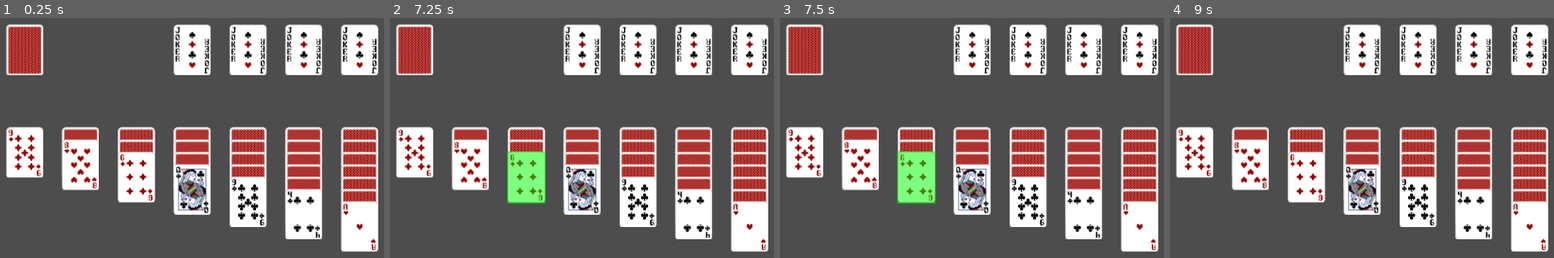
Above: before the commit, frames 1-4 (left to right).
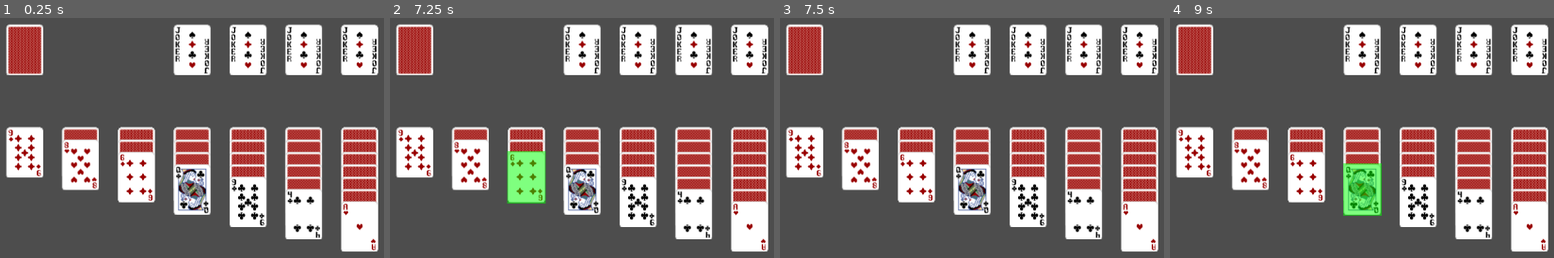
Above: after the commit, the same moments.

Repository: WonjuneL/Solitaire_Godot
Game: Godot game, scene res://Main.tscn
The game is run twice, just before and just after one commit, with the same random seed, the same clock (stepped at 60 frames per second) and the same inputs.
Inputs (mouse positions are in pixels of both pictures, inside the frame that each line leads up to):
- Up to frame 1 (0.25 s): no input
- Up to frame 2 (7.25 s): tap Enter at 0.5, 2, 3.5 s; move the mouse to (413, 152) at 0.52 s; click (413, 152) at 0.67 s; tap Space at 1.25, 2.75, 4.25 s; click (413, 152) at 1.42 s; move the mouse to (470, 152) at 2.02 s; click (470, 152) at 2.17 s; click (470, 152) at 2.92 s; move the mouse to (470, 164) at 3.52 s; click (470, 164) at 3.67 s; move the mouse to (528, 152) at 4.27 s; click (528, 152) at 4.42 s; click (528, 152) at 5.17 s; move the mouse to (528, 164) at 5.77 s; click (528, 164) at 5.92 s; move the mouse to (528, 176) at 6.52 s; click (528, 176) at 6.67 s
- Up to frame 3 (7.5 s): move the mouse to (972, 152) at 7.27 s; click (972, 152) at 7.42 s
- Up to frame 4 (9 s): click (1362, 152) at 8.17 s; move the mouse to (1362, 164) at 8.77 s; click (1362, 164) at 8.92 s

Frames 1-2 are identical in both runs. In frame 3, 2.3% of the frame differs, in the area x 30-41%, y 55-78%; in frame 4, 2.2%.

Commit message:
z_index를 이용한 입력판정으로 변경, 스톡에서의 카드 동작 일부 추가

Diff:
--- a/solitaire/Card.gd
+++ b/solitaire/Card.gd
@@ -23,6 +23,7 @@
     suit = ((card_num-1) / 13) + 1
     rank = ((card_num - 1) % 13) + 1
     set_face_up(false)  # 기본적으로 뒷면
+
 
 # 카드 번호 반환 함수 (추가)
 func get_card_number() -> int:
@@ -55,6 +56,7 @@
         texture.region = Rect2(Constants.JOCKER_UV_X, Constants.JOCKER_UV_Y, Constants.CARD_WIDTH, Constants.CARD_HEIGHT)
     else :
         if is_face_up:
+            #get_node("Area2D/CollisionShape2D").set_deferred("disabled", false)
             var suit_index = (suit - 1)
             var rank_index = (rank - 1)  # A=1, 2=2, ..., K=13
 
@@ -68,11 +70,14 @@
             texture.region = Rect2(x, y, Constants.CARD_WIDTH, Constants.CARD_HEIGHT)
         else:
             texture.region = Rect2(Constants.BACK_UV_X, Constants.BACK_UV_Y, Constants.CARD_WIDTH, Constants.CARD_HEIGHT)
+            #get_node("Area2D/CollisionShape2D").set_deferred("disabled", true) #collision 비활성화
+
     sprite.texture = texture  # 스프라이트에 텍스처 적용
 
 
 
 func _ready():
+    z_index = 1
     # MoveManager 노드 찾기
     var move_manager_path = "/root/Main/MoveManager"
     if has_node(move_manager_path):
@@ -101,10 +106,10 @@
 
 signal clicked  # MoveManager에 보낼 신호 추가
 
-func _on_card_clicked(viewport, event, shape_idx):
+func _on_card_clicked(_viewport, event, _shape_idx):
     if event is InputEventMouseButton and event.pressed:
-        get_viewport().set_input_as_handled()  # 겹쳐진 카드 중 가장 처음 입력만 받음
         clicked.emit(self)  # MoveManager에 자신을 알림
+
 
 var is_foundation = false  # 기본적으로 일반 카드 (파운데이션 아님)
 
--- a/solitaire/deck.gd
+++ b/solitaire/deck.gd
@@ -43,8 +43,9 @@
         var empty_card = card_scene.instantiate()
         add_child(empty_card)
         empty_card.set_card_info(0)  # 0번 카드로 설정
+        empty_card.z_index = 0
         empty_card.position = Vector2(Constants.CARD_TABLE_X + i * Constants.CARD_OFFSET_X, Constants.CARD_TABLE_Y)
-        empty_card.get_node("Area2D/CollisionShape2D").set_deferred("disabled", true)   #덱에서는 반드시 0번 위에 카드가 존재하므로 확인할 것 없이 충돌판정을 제거
+        #empty_card.get_node("Area2D/CollisionShape2D").set_deferred("disabled", true)   #덱에서는 반드시 0번 위에 카드가 존재하므로 확인할 것 없이 충돌판정을 제거
         empty_card.set_face_up(true)
 
         var prev_card = empty_card  # 첫 번째 prev_card를 0번 카드로 설정
@@ -55,7 +56,8 @@
             var card = card_scene.instantiate()  # 카드 객체 생성
             add_child(card)  # 씬에 추가
             card.set_card_info(card_number)  # 카드 정보 설정
-            card.get_node("Area2D/CollisionShape2D").set_deferred("disabled", true) #우선은 모두 충돌 판정이 없는 상태로
+            card.z_index = j + 1        # z_index 추가, 최소치 1에서 1씩 증가됨.
+            #card.get_node("Area2D/CollisionShape2D").set_deferred("disabled", true) #우선은 모두 충돌 판정이 없는 상태로
             # 0번 카드 위에 배치해야 하는 경우 == 첫 배치
             if prev_card.get_card_number() == 0:
                 card.position = empty_card.position  # 0번 카드와 같은 위치
@@ -72,20 +74,21 @@
             top_card = card  # 최상단 카드 저장
 
         # 루프 종료 후, 최상단 카드는 앞면 공개
-        if top_card and top_card.get_next_card() == null:
+        if top_card:
             top_card.set_face_up(true)
-            top_card.get_node("Area2D/CollisionShape2D").set_deferred("disabled", false)  #콜리전 활성
+            #top_card.get_node("Area2D/CollisionShape2D").set_deferred("disabled", false)  #콜리전 활성
 
     setup_stock()
 
     for i in range(4):
-        # -1번 카드를 파운데이션 용으로 추가
+        # -2번 카드를 파운데이션 용으로 추가
         var empty_card = card_scene.instantiate()
         add_child(empty_card)
-        empty_card.set_card_info(-2)  # 0번 카드로 설정
+        empty_card.set_card_info(-2)  # 파운데이션 카드로 설정
         empty_card.position = Vector2(Constants.CARD_TABLE_X + Constants.CARD_WIDTH * 4.5 + Constants.CARD_OFFSET_X * i, Constants.CARD_TABLE_Y - Constants.CARD_HEIGHT * 2)
         empty_card.set_face_up(true)
-        empty_card.get_node("Area2D/CollisionShape2D").set_deferred("disabled", false) #콜리전 활성화
+        empty_card.z_index = 0
+        #empty_card.get_node("Area2D/CollisionShape2D").set_deferred("disabled", false) #콜리전 활성화
         empty_card.set_foundation(true)
 
 
@@ -98,11 +101,12 @@
     for i in range(stock.size()):
         var card_number = stock.pop_front()  # 스톡에서 카드 번호 가져오기
         var card = card_scene.instantiate()  # 카드 객체 생성
-        add_child(card)
+        add_child(card)         # 필수.
+        card.z_index = -i    # z_index 설정, 역순으로 설정.
         card.set_card_info(card_number)  # 카드 정보 설정
         card.position = Constants.STOCK_POSITION
         card.set_face_up(true)
-        card.get_node("Area2D/CollisionShape2D").set_deferred("disabled", true) #기본적으로는 모두 충돌 판정이 해제된 상태
+        #card.get_node("Area2D/CollisionShape2D").set_deferred("disabled", true) #기본적으로는 모두 충돌 판정이 해제된 상태
         if prev_card:
             card.set_prev_card(prev_card)
             card.prev_card.set_next_card(card)  #앞뒤 카드의 연결
@@ -111,8 +115,8 @@
         prev_card = card
         stock_switch.set_prev_card(card)    #마지막에 배치된 카드를 prev_card로 스위치가 지님.
 
-
-    add_child(stock_switch)
+    add_child(stock_switch)     #마찬가지로 필수.
     stock_switch.set_card_info(-1)  # 스톡 뒷면 카드
     stock_switch.position = Constants.STOCK_POSITION
     stock_switch.set_face_up(true)
+    stock_switch.z_index = 100
--- a/solitaire/move_manager.gd
+++ b/solitaire/move_manager.gd
@@ -3,7 +3,7 @@
 var selected_card = null  # 현재 선택된 카드
 var target_card = null    # 이동할 목표 카드
 var stock_last_card = null
-
+var clicked_cards := []
 
 func _ready():
     var cards = get_tree().get_nodes_in_group("Cards")
@@ -13,33 +13,58 @@
         else:
             print("Card without signal: ", card)
 
+#클릭시 처리
 func _on_card_clicked(card):
-    print("Clicked : ", card.get_card_number())
+    clicked_cards.append(card)  # 클릭된 카드 추가
+    await get_tree().process_frame  #동시에 클릭된 카드들을 위해 대기
+    var top_card = highest_z_index_card(clicked_cards)
+    clicked_cards.clear()  # 클릭된 카드 리스트 초기화
+
+    if top_card == null:
+        return
+
+    print("Selected top card:", top_card.get_card_number())
+
     if selected_card == null:
-        if can_select(card):
-            select_card(card)
-        else:
-            print("Check the card.")
-        # 두 번째 클릭이면 target_card로 설정
+        if top_card.is_face_up and top_card.get_card_number() != 0:
+            select_card(top_card)
+        else:
+            print("Card is not set as front or card is '0'")
+
+    # 두 번째 클릭이면 target_card로 설정
     else:   #카드가 선택되어 있는 경우
-        if card.next_card == null: # 목표 카드에 next_card가 없는 경우에만 이동 가능
-            target_card = card
+        if top_card.next_card == null: # 목표 카드에 next_card가 없는 경우에만 이동 가능
+            target_card = top_card
             print("Target card :", target_card.get_card_number())
         else:
             print("Target is not the last card of stack.")
             deselect_card()
-        if selected_card == card:
+        if selected_card == top_card:
             deselect_card()
             print("Deselected.")
+            return
         if can_move(selected_card, target_card):
             move_card(selected_card, target_card)  # 이동 수행
+            return
         else :
             print("Invalid movement.")
             deselect_card()
-
-func can_select(card):
-    # 카드 선택이 가능한지 검사
-    return card.is_face_up  #보이는 카드이면 선택가능.
+            return
+
+#z_index 처리 관련
+
+func highest_z_index_card(clicked_cards):
+    if clicked_cards.size() == 0:
+        return
+
+    var highest_card = clicked_cards[0]  # 첫 번째 카드를 기준으로 설정
+    for card in clicked_cards:
+        if card.z_index > highest_card.z_index:
+            highest_card = card  # 더 높은 z_index가 있으면 변경
+    print("Highest card: ", highest_card.get_card_number())
+    return highest_card
+
+
 
 func can_move(card_from, card_to):  #일반적인 이동에 관여.
     # 이동 가능 여부 확인
@@ -75,6 +100,7 @@
         return ((abs(card_from.suit - card_to.suit) == 1 or abs(card_from.suit - card_to.suit) == 3) and card_from.rank == card_to.rank - 1)
 
 func select_card(card):
+    print("selected card(selectcard) : ", card.get_card_number())
     if selected_card == card:
         deselect_card()
         return
@@ -85,65 +111,66 @@
         if card.prev_card:
             draw_stock(card)
         else:
-            refill_stock()
+            refill_stock(card)
         return
     deselect_card()
     selected_card = card
     selected_card.border.visible = true
     print("Card selected : ", card.get_card_number())
+    print("card z_index: ", card.z_index)
 
 func deselect_card():
     if selected_card:
         selected_card.border.visible = false  # 선택 해제 시 테두리 숨김
         print("Card deselected : ", selected_card.get_card_number())
         selected_card = null
-    else:
-        print("Selected card does not exist.(deselect)")
+    return
 
 func move_card(card_from, card_to):
     # 1. 카드 이동
     if card_from.is_foundation:
-        card_from.prev_card.get_node("Area2D/CollisionShape2D").set_deferred("disabled", false) #파운데이션에서 카드를 꺼낼 때 꺼내지는 카드의 바로 아래 카드의 충돌판정을 활성화한다.
+        #card_from.prev_card.get_node("Area2D/CollisionShape2D").set_deferred("disabled", false) #파운데이션에서 카드를 꺼낼 때 꺼내지는 카드의 바로 아래 카드의 충돌판정을 활성화한다.
         card_from.set_foundation(false)
         print("card is not in foundation now")
 
     if card_to.is_foundation:
         card_from.position = card_to.position
-        card_to.get_node("Area2D/CollisionShape2D").set_deferred("disabled", true) #파운데이션에 넣은 카드 중 밑에 깔리는 부분은 충돌판정을 비활성화한다.
+        #card_to.get_node("Area2D/CollisionShape2D").set_deferred("disabled", true) #파운데이션에 넣은 카드 중 밑에 깔리는 부분은 충돌판정을 비활성화한다.
         card_from.set_foundation(true)
         print("card is at foundation now", card_from.prev_card.get_card_number())
 
     elif card_from.rank == 13:  #K가 움직이는 유일한 경우는 빈 공간으로 이동할 때이므로, 해당 자리에 배치한다.
         card_from.position = card_to.position
-        card_to.get_node("Area2D/CollisionShape2D").set_deferred("disabled", true)  # 이 위치에 이동시 0 카드를 비활성화한다.
+        #card_to.get_node("Area2D/CollisionShape2D").set_deferred("disabled", true)  # 이 위치에 이동시 0 카드를 비활성화한다.
     else:
         card_from.position = card_to.position + Vector2(0, Constants.CARD_OVERLAP)
 
-    # 2. prev_card의 face_up 설정 (단, prev_card가 참조용 카드가 아닐 경우)
-    if card_from.prev_card.get_card_number() > 0:
+    # 2. prev_card의 face_up 설정
+    if card_from.prev_card.get_card_number():
         card_from.prev_card.set_face_up(true)
-        card_from.prev_card.get_node("Area2D/CollisionShape2D").set_deferred("disabled", false)
+        #card_from.prev_card.get_node("Area2D/CollisionShape2D").set_deferred("disabled", false)
 
     # 3. 연결 관계 변경
-    if card_from == stock_last_card:  # 옮기는 카드가 스톡에서 마지막으로 오픈한 카드라면,
-        if stock_last_card.next_card:  # 다음 카드가 존재하는지 확인
-            stock_last_card.next_card.get_node("Area2D/CollisionShape2D").set_deferred("disabled", false)
-            stock_last_card = card_from.next_card  # 스톡의 마지막 카드 갱신
+
+    if card_from != stock_last_card:    #스톡에서는 예외처리 필요
+        card_from.prev_card.next_card = null  # 이전 카드의 next_card를 비움
+    elif card_from == stock_last_card:
+        if stock_last_card.next_card:
+            stock_last_card.next_card.prev_card = stock_last_card.prev_card
+            stock_last_card.prev_card.next_card = stock_last_card.next_card
+            stock_last_card = stock_last_card.next_card
+
         else:
             stock_last_card = null
-
-    if card_from.prev_card != null and card_from != stock_last_card:    #스톡에서는 예외처리 필요
-        card_from.prev_card.next_card = null  # 이전 카드의 next_card를 비움
-    elif card_from.prev_card != null and card_from == stock_last_card:
-        if stock_last_card.next_card:
-            stock_last_card = stock_last_card.next_card
-        else:
-            stock_last_card = null
-
-    if card_from.prev_card.get_card_number() == 0:      #옮기는 카드 밑의 카드가 0인 경우, collisionshape를 활성화해준다.
-        card_from.prev_card.get_node("Area2D/CollisionShape2D").set_deferred("disabled", false)
-    if card_to.get_card_number() == 0:                  #목표 카드가 0인 경우, collisionshape를 비활성화해준다.
-        card_to.get_node("Area2D/CollisionShape2D").set_deferred("disabled", true)
+        card_from.next_card = null  #스톡에서 꺼낸 카드의 nextcard는 항상 비어있음.
+
+    #z_index 처리
+    card_from.z_index = card_to.z_index + 1
+
+    #if card_from.prev_card.get_card_number() == 0:      #옮기는 카드 밑의 카드가 0인 경우, collisionshape를 활성화해준다.
+        #card_from.prev_card.get_node("Area2D/CollisionShape2D").set_deferred("disabled", false)
+    #if card_to.get_card_number() == 0:                  #목표 카드가 0인 경우, collisionshape를 비활성화해준다.
+        #card_to.get_node("Area2D/CollisionShape2D").set_deferred("disabled", true)
 
 
 
@@ -165,20 +192,23 @@
     if card.prev_card:  #스톡에 남은 공개되지 않은 카드가 있다면
         stock_last_card = card.prev_card
         stock_last_card.position = Constants.STOCK_OPEN_POSITION
-        stock_last_card.get_node("Area2D/CollisionShape2D").set_deferred("disabled", false)
-        if stock_last_card.next_card and stock_last_card.next_card.get_card_number() != -1:
-            stock_last_card.next_card.get_node("Area2D/CollisionShape2D").set_deferred("disabled", true)
-        var parent = stock_last_card.get_parent()
-        parent.move_child(card.prev_card, parent.get_child_count() - 1)
+        #stock_last_card.get_node("Area2D/CollisionShape2D").set_deferred("disabled", false)
+        #if stock_last_card.next_card and stock_last_card.next_card.get_card_number() != -1:
+            #stock_last_card.next_card.get_node("Area2D/CollisionShape2D").set_deferred("disabled", true)
+        #var parent = stock_last_card.get_parent()
+        #parent.move_child(card.prev_card, parent.get_child_count() - 1)
+
     if stock_last_card.prev_card:  # 다음 카드가 있는 경우
         card.prev_card = stock_last_card.prev_card
     else:  # 마지막 카드를 뽑은 경우
         print("debug: last stock card")
         card.prev_card = null
 
-func refill_stock():
+func refill_stock(switch):
     var card = stock_last_card
     while card.next_card:
         card.position = Constants.STOCK_POSITION
-        card.get_node("Area2D/CollisionShape2D").set_deferred("disabled", true)
+        #card.get_node("Area2D/CollisionShape2D").set_deferred("disabled", true)
+        if card.next_card.get_card_number() == -1:
+            switch.prev_card = card
         card = card.next_card
Not shown, changed: solitaire/메모.txt
Not shown, added: solitaire/Mai86A7.tmp
Not shown, added: solitaire/Mai9DAA.tmp
